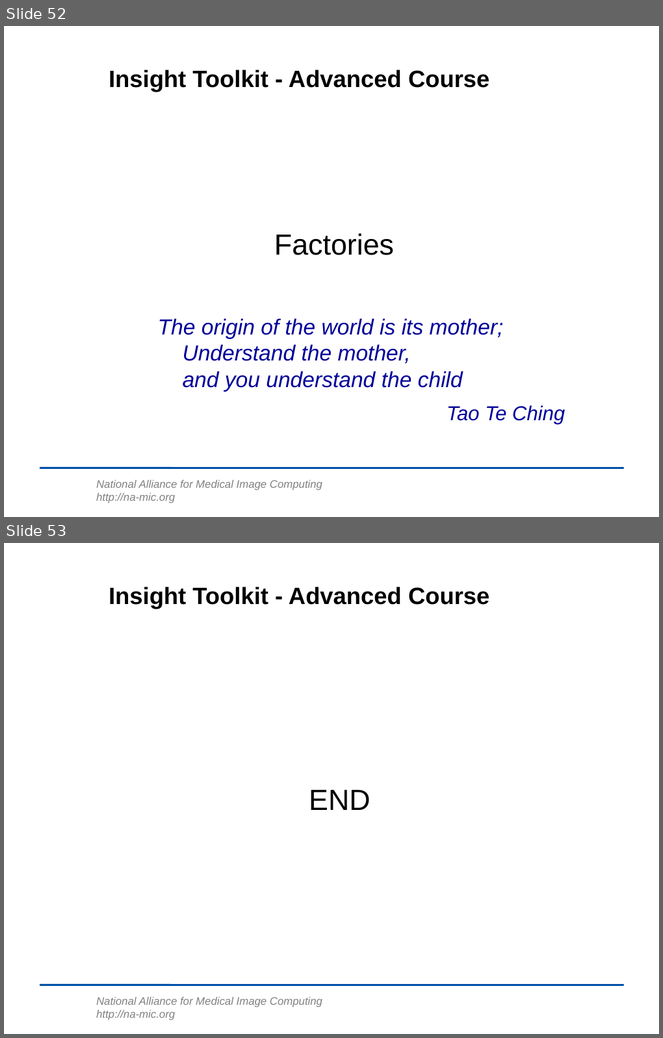
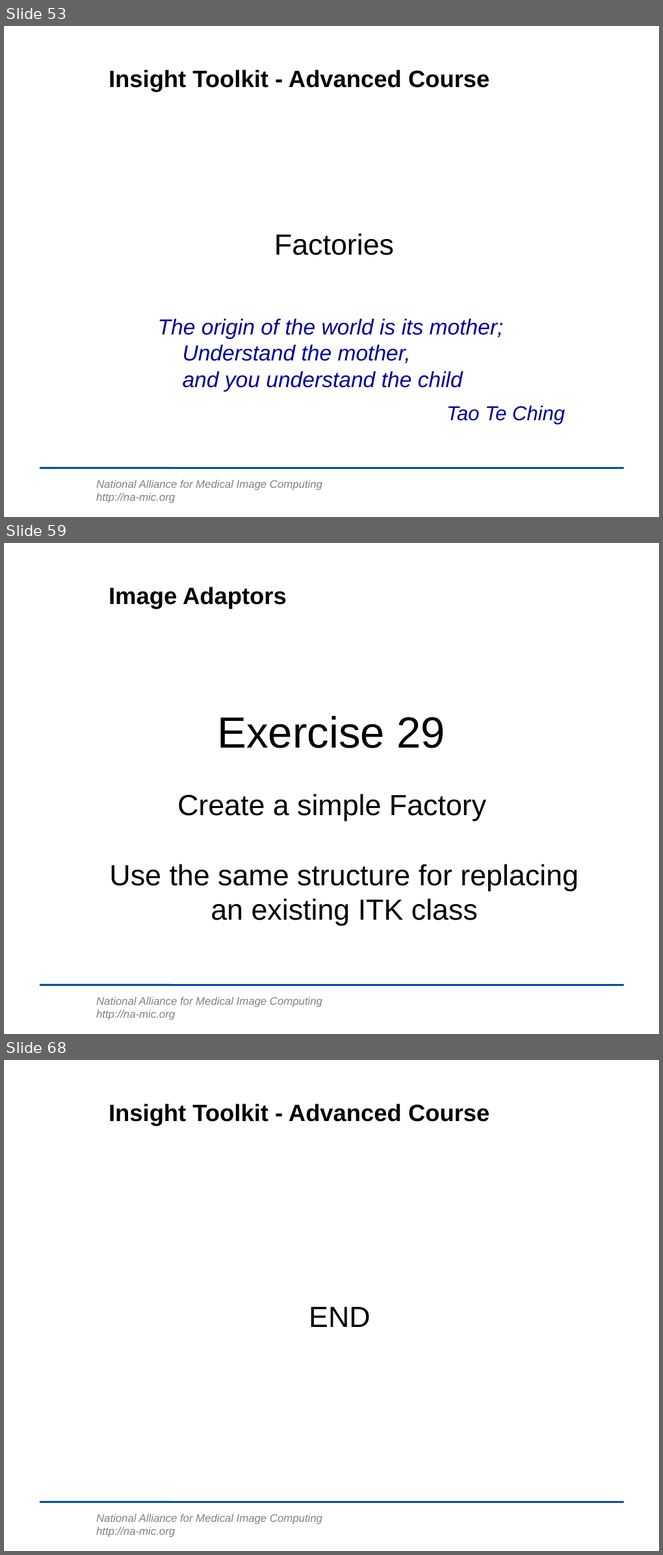
Before and after one commit to lheckemann/namic-sandbox, a slide deck: ITKAdvancedCourse/doc/presentations/Insight-DesignPatterns.ppt. Shown one above the other, each under a label of ours: slides 52 and 53 before the commit, slides 53, 59 and 68 after it; the slides between them are not shown. The pictures are 663x1038 and 663x1555 pixels, drawn with LibreOffice and Linux fonts; fonts in the diff are those of the drawing; background and template pictures are left out. Boxes give left, top, right and bottom in pixels: in the first picture for what was removed or moved away, otherwise in the second. Text is boxed around its words. In the diff, an @@ line names an element or a change of style, - is before the commit and + after.

```diff
--- a/ITKAdvancedCourse/doc/presentations/Insight-DesignPatterns.ppt
+++ b/ITKAdvancedCourse/doc/presentations/Insight-DesignPatterns.ppt
@@ slide 59 added at bbox=[4, 543, 659, 1034], background #FFFFFF; not listed: 2 template elements that a slide beside it also shows @@
@@ title added at bbox=[109, 587, 287, 609], 26 pt, text #000000, bold @@
+Image Adaptors
@@ text added at bbox=[217, 716, 446, 748], 48 pt, text #000000 @@
+Exercise 29
@@ text added at bbox=[109, 794, 579, 926], 32 pt, text #000000 @@
+Create a simple Factory
+Use the same structure for replacing
+an existing ITK class
@@ what was slide 52 is now slide 53 @@
@@ what was slide 53 is now slide 68 @@
```
Also in this commit, not shown: 2 slides changed, 14 other slides added.
